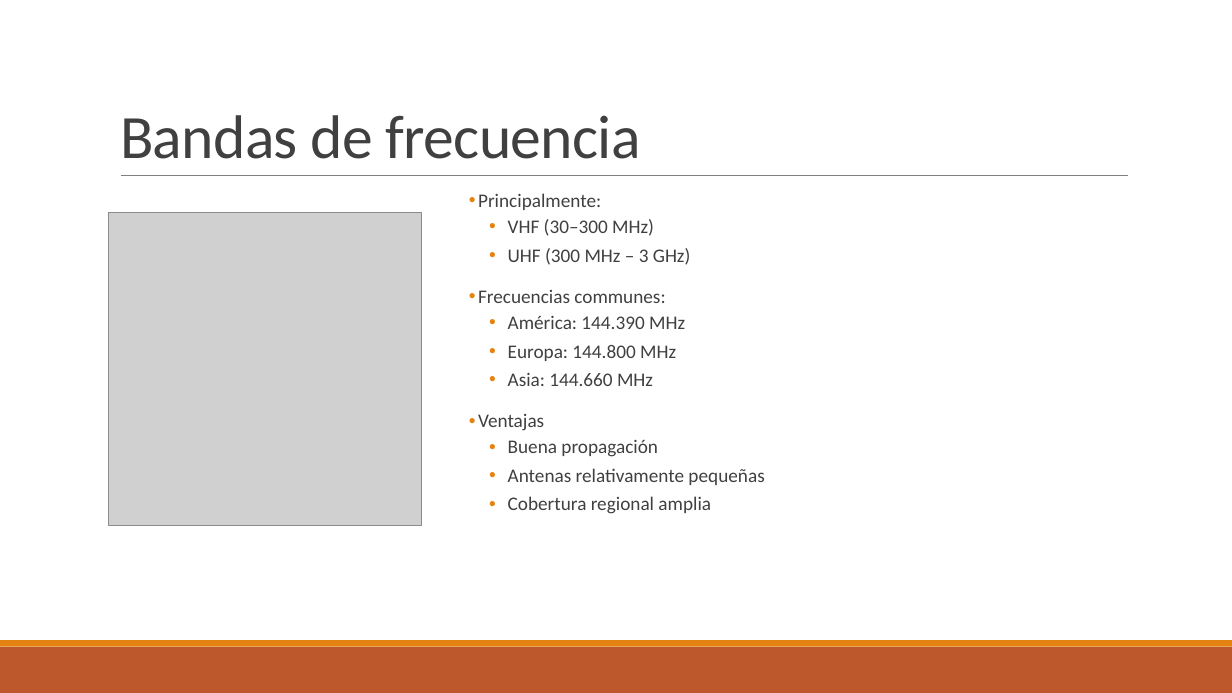
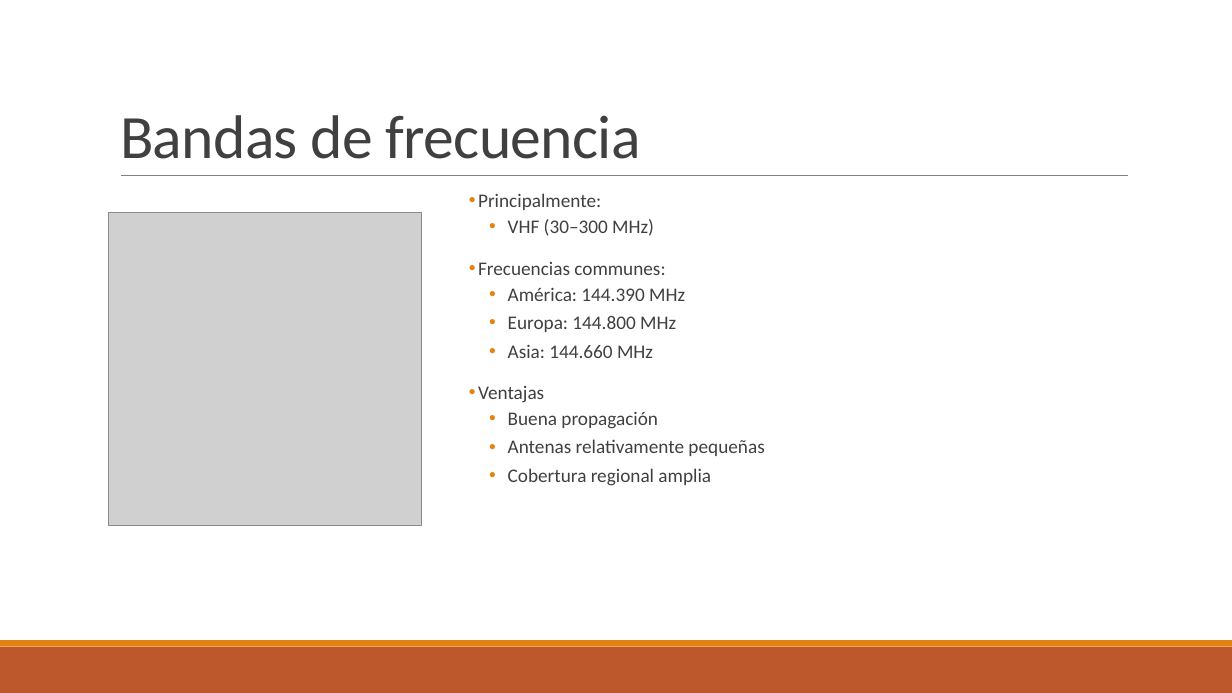
Before and after one commit to oscarconejoc/Taller_Integrador_Grupo6, a slide deck: slide 10 of Investigacion Inicial/Sistema de comunicaciones LoRa.pptx (slide 8 before the commit). Drawn at 1232x693 pixels with LibreOffice and Linux fonts; fonts in the diff are those of the drawing; grey boxes stand for pictures. Boxes give left, top, right and bottom in pixels: in the first picture for what was removed or moved away, otherwise in the second. Text is boxed around its words. In the diff, an @@ line names an element or a change of style, - is before the commit and + after.

```diff
--- a/Investigacion Inicial/Sistema de comunicaciones LoRa.pptx
+++ b/Investigacion Inicial/Sistema de comunicaciones LoRa.pptx
@@ text at bbox=[508, 248, 691, 265]: paragraph removed @@
-  • UHF (300 MHz – 3 GHz)
```
Also in this commit, not shown: 2 slides added, 1 other file.
